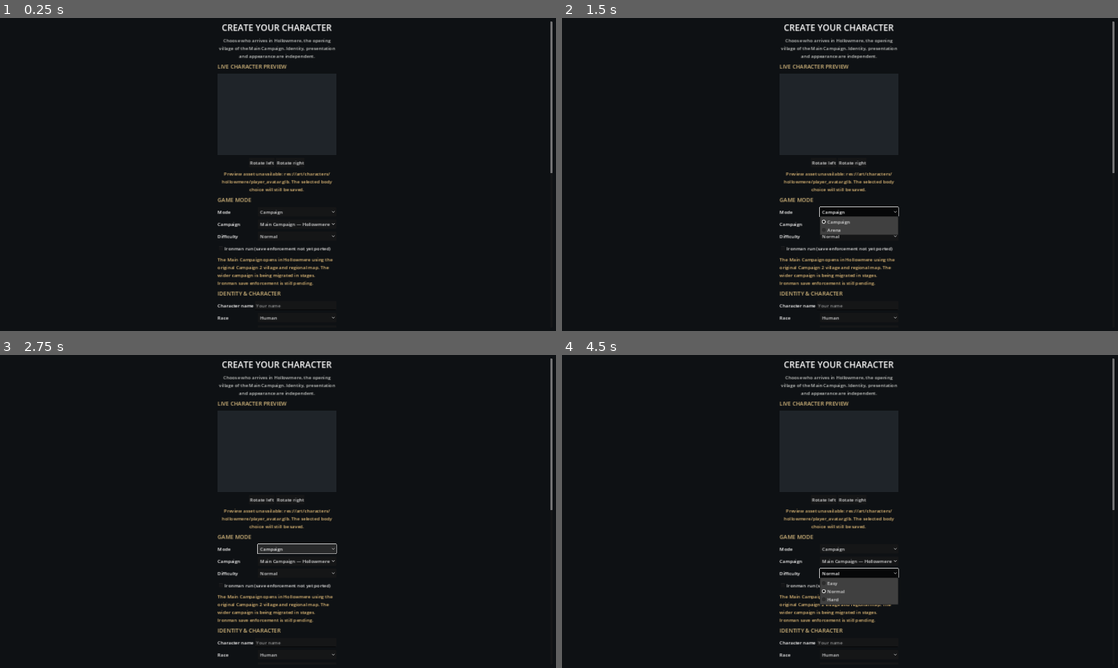
Above: before the commit, frames 1-4 (two rows, left to right).
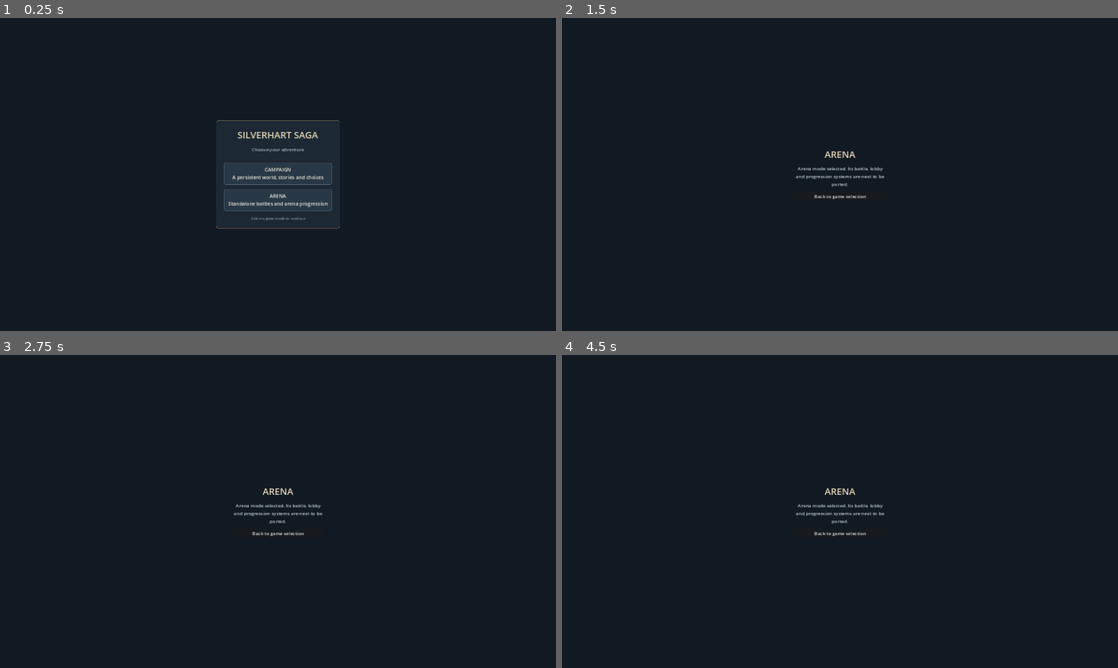
Above: after the commit, the same moments.

Repository: ScottENOC/Silverhart-Saga-3D
Game: Godot game, scene res://scenes/main_menu.tscn
Same seed, same stepped clock (60 frames per second), same inputs: the game is played once before the commit and once after it. Before the commit the project starts from res://scenes/main.tscn.
Inputs (mouse positions are in pixels of both pictures, inside the frame that each line leads up to):
- Up to frame 1 (0.25 s): no input
- Up to frame 2 (1.5 s): click (840, 199) at 0.5 s, where only the run after the commit has a clickable "ARENA Standalone battles and …"; click (856, 212) at 1.25 s, where only the run before the commit has a clickable "Campaign"
- Up to frame 3 (2.75 s): click (294, 549) at 2 s, where only the run before the commit has a clickable "Campaign"
- Up to frame 4 (4.5 s): click (856, 561) at 2.75 s, where only the run before the commit has a clickable "Main Campaign — Hollowmere"; click (856, 561) at 3.5 s, where only the run before the commit has a clickable "Main Campaign — Hollowmere"; click (856, 574) at 4.25 s, where only the run before the commit has a clickable "Normal"

The runs differ from the first frame. In frame 1, 7.6% of the frame differs, in the area x 38-100%, y 1-97%; in frame 2, 4.4%; in frame 3, 3.3%; in frame 4, 4.6%.

Commit message:
Port game-mode selector and legacy audio foundation
Add Campaign/Arena selection, AudioManager, pinned legacy audio import, and package imported audio in the GitHub Pages Web export.

Diff:
--- a/project.godot
+++ b/project.godot
@@ -4,7 +4,7 @@
 
 [application]
 config/name="Silverhart Saga 3D"
-run/main_scene="res://scenes/main.tscn"
+run/main_scene="res://scenes/main_menu.tscn"
 
 [display]
 window/size/viewport_width=1920
@@ -24,3 +24,6 @@
 3d/default_gravity=9.8
 
 run/max_fps=60
+
+[autoload]
+AudioManager="*res://scripts/audio/audio_manager.gd"
--- /dev/null
+++ b/scenes/arena/arena_placeholder.tscn
@@ -0,0 +1,12 @@
+[gd_scene load_steps=2 format=3]
+
+[ext_resource type="Script" path="res://scripts/ui/arena_placeholder.gd" id="1_arena"]
+
+[node name="ArenaPlaceholder" type="Control"]
+layout_mode = 3
+anchors_preset = 15
+anchor_right = 1.0
+anchor_bottom = 1.0
+grow_horizontal = 2
+grow_vertical = 2
+script = ExtResource("1_arena")
--- /dev/null
+++ b/scenes/main_menu.tscn
@@ -0,0 +1,12 @@
+[gd_scene load_steps=2 format=3]
+
+[ext_resource type="Script" path="res://scripts/ui/main_menu.gd" id="1_menu"]
+
+[node name="MainMenu" type="Control"]
+layout_mode = 3
+anchors_preset = 15
+anchor_right = 1.0
+anchor_bottom = 1.0
+grow_horizontal = 2
+grow_vertical = 2
+script = ExtResource("1_menu")
--- /dev/null
+++ b/scripts/audio/audio_manager.gd
@@ -0,0 +1,210 @@
+extends Node
+const BUS_NAMES := ["Master", "Music", "Dialogue", "SFX", "Ambience", "UI"]
+const SETTINGS_PATH := "user://audio_settings.cfg"
+const ARENA_MUSIC := {
+    "lobby": "res://audio/legacy/arena_lobby.ogg",
+    "pre_battle": "res://audio/legacy/arena_pre_battle.ogg",
+    "battle": "res://audio/legacy/arena_battle.ogg",
+    "death": "res://audio/legacy/arena_death.ogg"
+}
+const ARENA_DIALOGUE := [
+    "arena_entrance", "arena_fight_mid", "arena_fight_start", "arena_indoor",
+    "arena_lobby_1", "arena_lobby_2", "arena_lobby_3", "arena_lobby_4",
+    "arena_outdoor_day", "arena_outdoor_night", "arena_victory"
+]
+const CAMPAIGN_DIALOGUE := ["goblin_1_enemy_seen", "grishnak_entry", "pc_1_enemy_seen"]
+
+
+var _music: AudioStreamPlayer
+var _music_spare: AudioStreamPlayer
+var _dialogue: AudioStreamPlayer
+var _ui: AudioStreamPlayer
+var _ambience: AudioStreamPlayer
+var _sfx: Array[AudioStreamPlayer] = []
+var _tween: Tween
+var _levels := {"Master": 1.0, "Music": 0.75, "Dialogue": 1.0, "SFX": 0.85, "Ambience": 0.8, "UI": 0.8}
+var current_mode := "menu"
+
+func _ready() -> void:
+    _ensure_buses()
+    _load_settings()
+    _music = _make_player("MusicPlayerA", "Music")
+    _music_spare = _make_player("MusicPlayerB", "Music")
+    _dialogue = _make_player("DialoguePlayer", "Dialogue")
+    _ui = _make_player("UIPlayer", "UI")
+    _ambience = _make_player("AmbiencePlayer", "Ambience")
+    for i in range(8):
+        _sfx.append(_make_player("SFX_%d" % i, "SFX"))
+    apply_settings()
+
+func _ensure_buses() -> void:
+    for name in BUS_NAMES:
+        if AudioServer.get_bus_index(name) == -1:
+            AudioServer.add_bus()
+            var index := AudioServer.bus_count - 1
+            AudioServer.set_bus_name(index, name)
+            AudioServer.set_bus_send(index, "Master" if name != "Master" else "")
+
+func _make_player(player_name: String, bus_name: String) -> AudioStreamPlayer:
+    var player := AudioStreamPlayer.new()
+    player.name = player_name
+    player.bus = bus_name
+    add_child(player)
+    return player
+
+func _load_settings() -> void:
+    var config := ConfigFile.new()
+    if config.load(SETTINGS_PATH) != OK:
+        return
+    for name in BUS_NAMES:
+        _levels[name] = clampf(float(config.get_value("audio", name, _levels[name])), 0.0, 1.0)
+
+func save_settings() -> void:
+    var config := ConfigFile.new()
+    for name in BUS_NAMES:
+        config.set_value("audio", name, _levels[name])
+    config.save(SETTINGS_PATH)
+
+func set_bus_level(name: String, value: float) -> void:
+    if not BUS_NAMES.has(name): return
+    _levels[name] = clampf(value, 0.0, 1.0)
+    _apply_bus(name)
+    save_settings()
+
+func get_bus_level(name: String) -> float:
+    return float(_levels.get(name, 1.0))
+
+func apply_settings() -> void:
+    for name in BUS_NAMES: _apply_bus(name)
+
+func _apply_bus(name: String) -> void:
+    var index := AudioServer.get_bus_index(name)
+    if index < 0: return
+    var level: float = _levels[name]
+    AudioServer.set_bus_mute(index, level <= 0.001)
+    AudioServer.set_bus_volume_db(index, linear_to_db(maxf(level, 0.0001)))
+
+func play_music(path: String, fade := 1.0, loop := true) -> void:
+    if not ResourceLoader.exists(path):
+        push_warning("Music asset not imported yet: " + path)
+        return
+    var stream := load(path) as AudioStream
+    if stream == null: return
+    if (_music.stream == stream or _music_spare.stream == stream) and (_music.playing or _music_spare.playing):
+        return
+    if _tween and _tween.is_running(): _tween.kill()
+    var incoming := _music_spare
+    var outgoing := _music
+    incoming.stop()
+    incoming.stream = stream
+    if stream is AudioStreamOggVorbis: (stream as AudioStreamOggVorbis).loop = loop
+    if stream is AudioStreamMP3: (stream as AudioStreamMP3).loop = loop
+    incoming.volume_db = -40.0
+    incoming.play()
+    _tween = create_tween().set_parallel(true)
+    _tween.tween_property(incoming, "volume_db", 0.0, maxf(0.05, fade))
+    if outgoing.playing:
+        _tween.tween_property(outgoing, "volume_db", -40.0, maxf(0.05, fade))
+    _tween.chain().tween_callback(_finish_music_crossfade.bind(incoming, outgoing))
+
+func _finish_music_crossfade(incoming: AudioStreamPlayer, outgoing: AudioStreamPlayer) -> void:
+    outgoing.stop()
+    _music = incoming
+    _music_spare = outgoing
+
+func stop_music(fade := 0.8) -> void:
+    if _tween and _tween.is_running(): _tween.kill()
+    _tween = create_tween().set_parallel(true)
+    if _music.playing:
+        _tween.tween_property(_music, "volume_db", -40.0, maxf(0.05, fade))
+    if _music_spare.playing:
+        _tween.tween_property(_music_spare, "volume_db", -40.0, maxf(0.05, fade))
+    _tween.chain().tween_callback(func():
+        _music.stop()
+        _music_spare.stop()
+    )
+
+func play_dialogue(path: String) -> void: _play_one_shot(_dialogue, path)
+func play_ui(path: String) -> void: _play_one_shot(_ui, path)
+
+func play_sfx(path: String) -> void:
+    if not ResourceLoader.exists(path): return
+    for player in _sfx:
+        if not player.playing:
+            _play_one_shot(player, path)
+            return
+    _play_one_shot(_sfx[0], path)
+
+func _play_one_shot(player: AudioStreamPlayer, path: String) -> void:
+    if not ResourceLoader.exists(path):
+        push_warning("Audio asset not imported yet: " + path)
+        return
+    var stream := load(path) as AudioStream
+    if stream == null: return
+    player.stream = stream
+    player.play()
+
+func enter_mode(mode: String) -> void:
+    current_mode = mode
+    match mode:
+        "arena": play_music("res://audio/legacy/arena_lobby.ogg", 1.2, true)
+        "campaign": stop_music(1.0)
+        _: play_music("res://audio/legacy/title.ogg", 1.0, true)
+
+func play_arena_music(track_name: String, fade := 0.8) -> void:
+    if current_mode != "arena" or not ARENA_MUSIC.has(track_name):
+        return
+    play_music(ARENA_MUSIC[track_name], fade, true)
+
+func play_arena_transition() -> void:
+    if current_mode != "arena": return
+    play_sfx("res://audio/legacy/arena_transition.ogg")
+
+func play_arena_sting(kind := "battle") -> void:
+    if current_mode != "arena": return
+    var path := "res://audio/legacy/arena_battle_sting.ogg"
+    if kind == "death": path = "res://audio/legacy/arena_death_sting.ogg"
+    play_sfx(path)
+
+func play_arena_dialogue(key: String) -> void:
+    if current_mode != "arena" or not ARENA_DIALOGUE.has(key): return
+    play_dialogue("res://audio/legacy/dialogue/" + key + ".ogg")
+
+func play_campaign_dialogue(key: String) -> void:
+    if current_mode != "campaign" or not CAMPAIGN_DIALOGUE.has(key): return
+    play_dialogue("res://audio/legacy/dialogue/" + key + ".ogg")
+
+func play_parry() -> void:
+    if current_mode == "arena" or current_mode == "campaign":
+        var variant := "parry.ogg" if randi() % 2 == 0 else "parry2.ogg"
+        play_sfx("res://audio/legacy/effects/" + variant)
+
+func play_ambience(path: String, loop := true) -> void:
+    if not ResourceLoader.exists(path): return
+    var stream := load(path) as AudioStream
+    if stream == null: return
+    _ambience.stream = stream
+    if stream is AudioStreamOggVorbis: (stream as AudioStreamOggVorbis).loop = loop
+    if stream is AudioStreamMP3: (stream as AudioStreamMP3).loop = loop
+    _ambience.play()
+
+func stop_ambience() -> void:
+    _ambience.stop()
+
+func play_3d(path: String, world_position: Vector3, bus := "SFX", max_distance := 24.0) -> void:
+    if not ResourceLoader.exists(path): return
+    var stream := load(path) as AudioStream
+    if stream == null: return
+    var player := AudioStreamPlayer3D.new()
+    player.stream = stream
+    player.bus = bus
+    player.max_distance = max_distance
+    var scene := get_tree().current_scene
+    if scene == null: return
+    scene.add_child(player)
+    player.global_position = world_position
+    player.finished.connect(player.queue_free)
+    player.play()
+
+func play_dialogue_3d(path: String, world_position: Vector3, max_distance := 18.0) -> void:
+    play_3d(path, world_position, "Dialogue", max_distance)
--- /dev/null
+++ b/scripts/ui/arena_placeholder.gd
@@ -0,0 +1,30 @@
+extends Control
+func _ready() -> void:
+    set_anchors_and_offsets_preset(Control.PRESET_FULL_RECT)
+    var bg := ColorRect.new()
+    bg.color = Color("#111923")
+    bg.set_anchors_and_offsets_preset(Control.PRESET_FULL_RECT)
+    add_child(bg)
+    var centre := CenterContainer.new()
+    centre.set_anchors_and_offsets_preset(Control.PRESET_FULL_RECT)
+    add_child(centre)
+    var column := VBoxContainer.new()
+    column.add_theme_constant_override("separation", 14)
+    centre.add_child(column)
+    var title := Label.new()
+    title.text = "ARENA"
+    title.horizontal_alignment = HORIZONTAL_ALIGNMENT_CENTER
+    title.add_theme_font_size_override("font_size", 32)
+    title.add_theme_color_override("font_color", Color("#e8d8b6"))
+    column.add_child(title)
+    var note := Label.new()
+    note.text = "Arena mode selected. Its battle, lobby and progression systems are next to be ported."
+    note.autowrap_mode = TextServer.AUTOWRAP_WORD_SMART
+    note.custom_minimum_size = Vector2(320, 0)
+    note.horizontal_alignment = HORIZONTAL_ALIGNMENT_CENTER
+    note.add_theme_color_override("font_color", Color("#c0cbd1"))
+    column.add_child(note)
+    var back := Button.new()
+    back.text = "Back to game selection"
+    back.pressed.connect(func(): get_tree().change_scene_to_file("res://scenes/main_menu.tscn"))
+    column.add_child(back)
--- /dev/null
+++ b/scripts/ui/main_menu.gd
@@ -0,0 +1,85 @@
+extends Control
+const CAMPAIGN_SCENE := "res://scenes/main.tscn"
+const ARENA_SCENE := "res://scenes/arena/arena_placeholder.tscn"
+func _ready() -> void:
+    _build_interface()
+    AudioManager.enter_mode("menu")
+
+func _build_interface() -> void:
+    set_anchors_and_offsets_preset(Control.PRESET_FULL_RECT)
+    var bg := ColorRect.new()
+    bg.color = Color("#111923")
+    bg.set_anchors_and_offsets_preset(Control.PRESET_FULL_RECT)
+    add_child(bg)
+    var centre := CenterContainer.new()
+    centre.set_anchors_and_offsets_preset(Control.PRESET_FULL_RECT)
+    add_child(centre)
+    var panel := PanelContainer.new()
+    panel.custom_minimum_size = Vector2(420, 0)
+    var style := StyleBoxFlat.new()
+    style.bg_color = Color("#1c2833")
+    style.border_color = Color("#9a8054")
+    style.set_border_width_all(1)
+    style.set_corner_radius_all(8)
+    style.content_margin_left = 28
+    style.content_margin_right = 28
+    style.content_margin_top = 28
+    style.content_margin_bottom = 24
+    panel.add_theme_stylebox_override("panel", style)
+    centre.add_child(panel)
+    var column := VBoxContainer.new()
+    column.add_theme_constant_override("separation", 15)
+    panel.add_child(column)
+    var title := Label.new()
+    title.text = "SILVERHART SAGA"
+    title.horizontal_alignment = HORIZONTAL_ALIGNMENT_CENTER
+    title.add_theme_font_size_override("font_size", 32)
+    title.add_theme_color_override("font_color", Color("#e8d8b6"))
+    column.add_child(title)
+    var subtitle := Label.new()
+    subtitle.text = "Choose your adventure"
+    subtitle.horizontal_alignment = HORIZONTAL_ALIGNMENT_CENTER
+    subtitle.add_theme_color_override("font_color", Color("#aebbc4"))
+    column.add_child(subtitle)
+    column.add_child(HSeparator.new())
+    _add_mode_button(column, "CAMPAIGN", "A persistent world, stories and choices", _start_campaign)
+    _add_mode_button(column, "ARENA", "Standalone battles and arena progression", _start_arena)
+    var status := Label.new()
+    status.text = "Select a game mode to continue"
+    status.horizontal_alignment = HORIZONTAL_ALIGNMENT_CENTER
+    status.add_theme_font_size_override("font_size", 12)
+    status.add_theme_color_override("font_color", Color("#93a2ad"))
+    column.add_child(status)
+
+func _add_mode_button(parent: VBoxContainer, heading: String, detail: String, callback: Callable) -> void:
+    var button := Button.new()
+    button.custom_minimum_size = Vector2(0, 76)
+    button.size_flags_horizontal = Control.SIZE_EXPAND_FILL
+    var normal := StyleBoxFlat.new()
+    normal.bg_color = Color("#293846")
+    normal.border_color = Color("#667887")
+    normal.set_border_width_all(1)
+    normal.set_corner_radius_all(5)
+    normal.content_margin_left = 14
+    normal.content_margin_right = 14
+    normal.content_margin_top = 8
+    normal.content_margin_bottom = 8
+    var hover := normal.duplicate() as StyleBoxFlat
+    hover.bg_color = Color("#394c5a")
+    hover.border_color = Color("#c2a16a")
+    button.add_theme_stylebox_override("normal", normal)
+    button.add_theme_stylebox_override("hover", hover)
+    button.add_theme_stylebox_override("pressed", hover)
+    button.add_theme_color_override("font_color", Color("#f0e7d5"))
+    button.add_theme_font_size_override("font_size", 17)
+    button.text = heading + "\n" + detail
+    button.pressed.connect(callback)
+    parent.add_child(button)
+
+func _start_campaign() -> void:
+    AudioManager.enter_mode("campaign")
+    get_tree().change_scene_to_file(CAMPAIGN_SCENE)
+
+func _start_arena() -> void:
+    AudioManager.enter_mode("arena")
+    get_tree().change_scene_to_file(ARENA_SCENE)
Not shown, added: docs/AUDIO_MIGRATION.md
